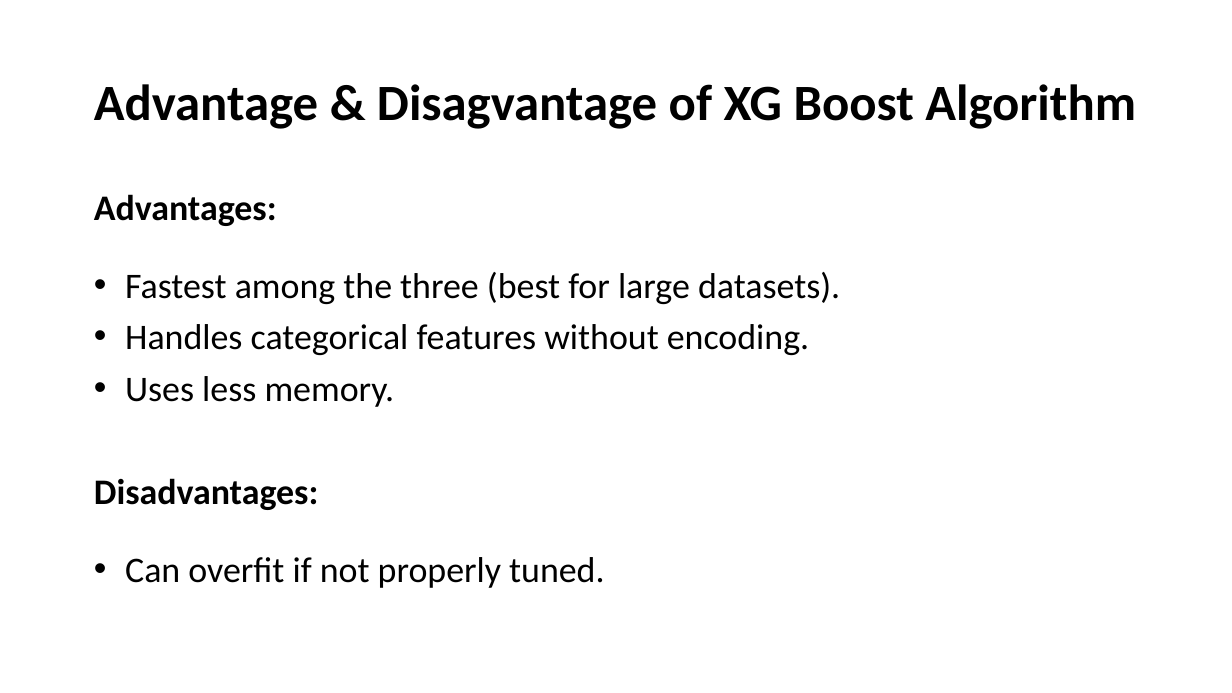
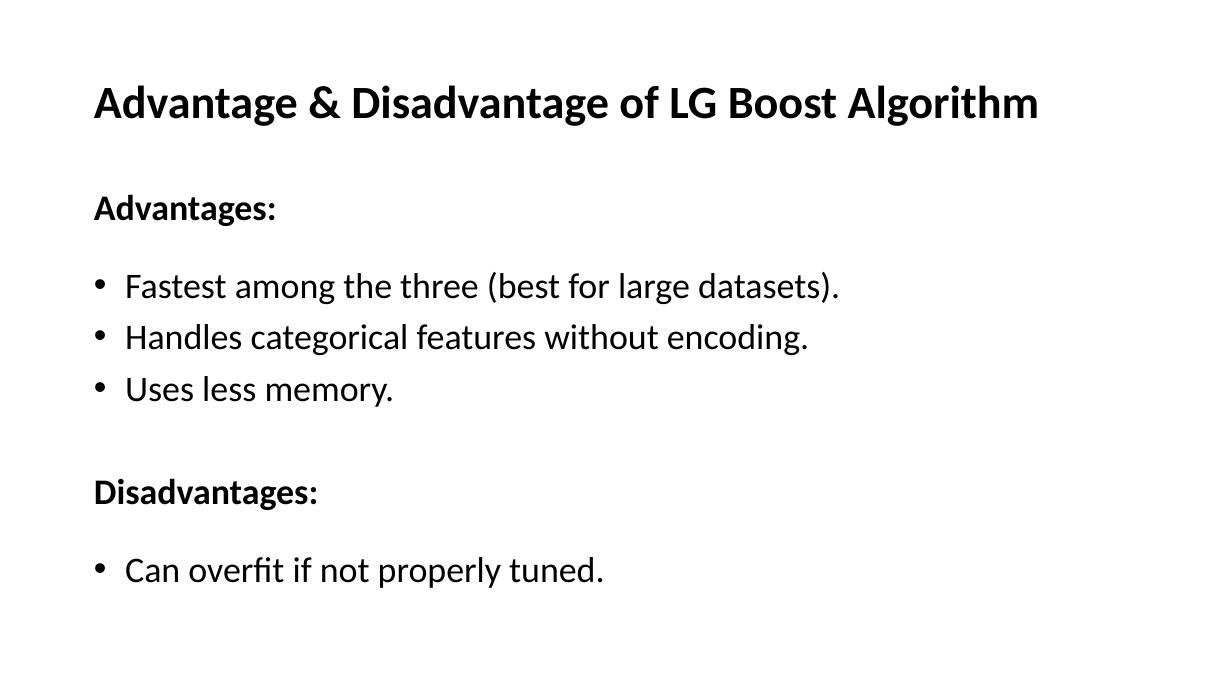
Before and after one commit to LakshmiMeyyappan/ML_Assignment_Repository, a slide deck: slide 11 of BoostingAlgorithm-Presentation.pptx. Drawn at 1232x693 pixels with LibreOffice and Linux fonts; fonts in the diff are those of the drawing. Boxes give left, top, right and bottom in pixels: in the first picture for what was removed or moved away, otherwise in the second. Text is boxed around its words. In the diff, an @@ line names an element or a change of style, - is before the commit and + after.

```diff
--- a/BoostingAlgorithm-Presentation.pptx
+++ b/BoostingAlgorithm-Presentation.pptx
@@ title at bbox=[94, 85, 1040, 126]: text changed; size 39.6 to 36 pt @@
-Advantage & Disagvantage of XG Boost Algorithm
+Advantage & Disadvantage of LG Boost Algorithm
```
Also in this commit, not shown: 4 other slides changed.
